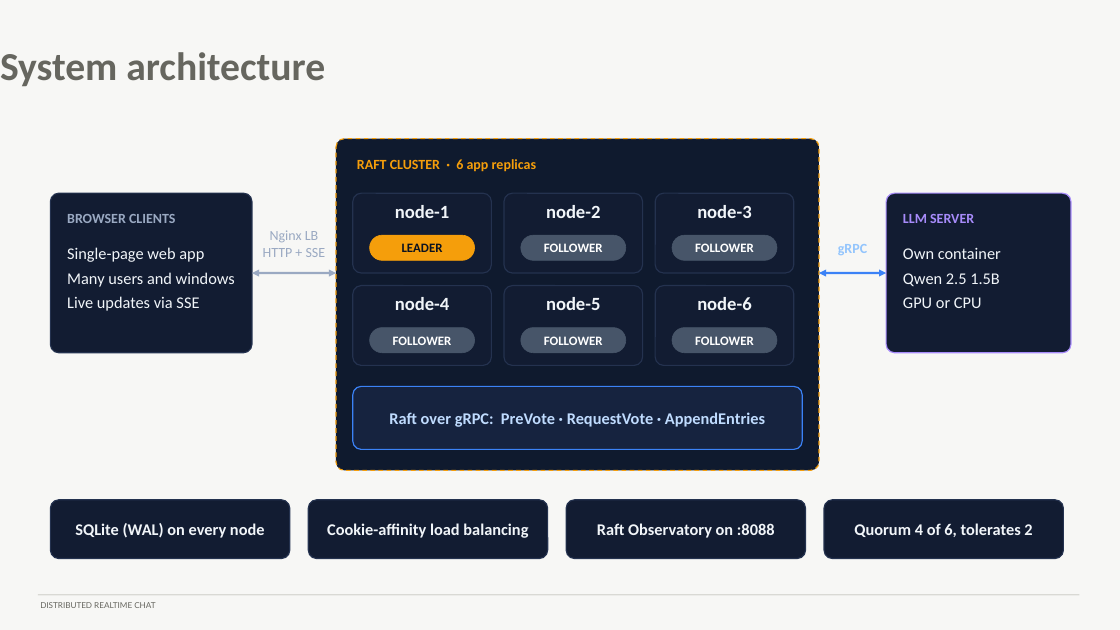
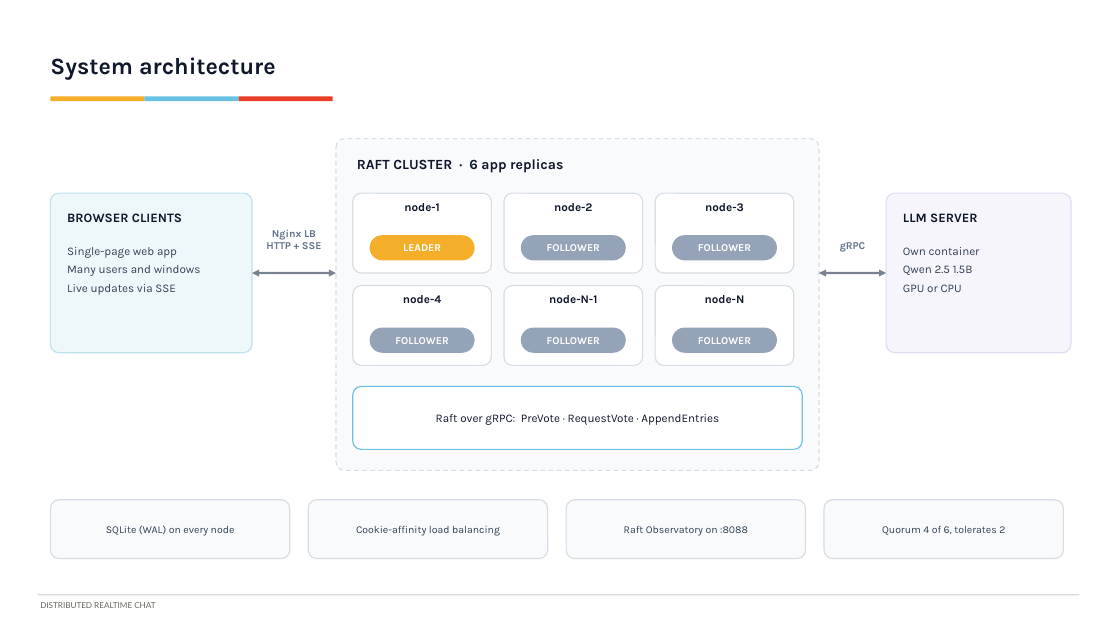
Before and after one commit to vishrutbhushan/distributed-realtime-chat, a slide deck: slide 3 of distributed-realtime-chat-demo.pptx. Drawn at 1120x630 pixels with LibreOffice and Linux fonts; fonts in the diff are those of the drawing. Boxes give left, top, right and bottom in pixels: in the first picture for what was removed or moved away, otherwise in the second. Text is boxed around its words. In the diff, an @@ line names an element or a change of style, - is before the commit and + after.

```diff
--- a/distributed-realtime-chat-demo.pptx
+++ b/distributed-realtime-chat-demo.pptx
@@ background #F7F7F5 to #FFFFFF @@
@@ title "System architecture": place and size @@
-title "System architecture" at (0,52,325,86)
+title "System architecture" at (50,57,276,79)
@@ title "System architecture" at (50,57,276,79): size 34 to 20 pt, font Calibri to Karla, text colour #66665F to #0F172A @@
@@ rectangle added at (50,97,145,102), fill #F5AE29 @@
@@ rectangle added at (145,97,239,102), fill #69C2E4 @@
@@ rectangle added at (239,97,333,102), fill #E83D26 @@
@@ rounded rectangle at (336,139,819,471): fill #0F1A2E to #F8FAFC; outline #F59E0B 1 pt dashed to #D7DDE3 1 pt dashed @@
@@ text "RAFT CLUSTER · 6 app ..." at (357,159,563,173): font Calibri to Karla, text colour #F59E0B to #0F172A @@
@@ rounded rectangle at (50,193,252,353): fill #121C32 to #EEF8FB; outline #24324F 1 pt to #BCE2ED 1 pt @@
@@ rounded rectangle at (886,193,1071,353): fill #121C32 to #F6F5FC; outline #A78BFA 1 pt to #E0DDF2 1 pt @@
@@ text "BROWSER CLIENTS" at (67,213,182,222): size 12 to 11 pt, font Calibri to Karla, text colour #9AA9C2 to #0F172A @@
@@ text "Nginx LB" at (266,229,322,249): size 12 to 9 pt, font Calibri to Karla, text colour #9AA9C2 to #64748B, bold on @@
@@ text "LEADER" at (403,244,441,251): size 11 to 9 pt, font Calibri to Karla, text colour #0B1220 to #FFFFFF @@
@@ rounded rectangle at (370,235,475,260): fill #F59E0B to #F5AE29; outline #F59E0B 0.5 pt to none @@
@@ text "gRPC" at (840,242,866,252): size 12 to 9 pt, font Calibri to Karla, text colour #93C5FD to #64748B @@
@@ text "LLM SERVER" at (903,213,978,222): size 12 to 11 pt, font Calibri to Karla, text colour #A78BFA to #0F172A @@
@@ text "Single-page web app" at (67,247,201,295): size 14 to 10 pt, font Calibri to Karla, text colour #F1F5F9 to #334155 @@
@@ text "Own container" at (903,247,980,292): size 14 to 10 pt, font Calibri to Karla, text colour #F1F5F9 to #334155 @@
@@ double arrow (252, 273) - (336, 273): stroke #9AA9C2 2 pt to #788291 2 pt @@
@@ size 16 to 10 pt, font Calibri to Karla, text colour #F1F5F9 to #0F172A in 4 elements at (404,203,440,211), (554,203,592,211), (705,203,744,211), (403,295,441,303) @@
@@ text at (549,295,597,303): text changed; size 16 to 10 pt; font Calibri to Karla; text colour #F1F5F9 to #0F172A @@
-node-5
+node-N-1
@@ fill #121C32 to #FFFFFF; outline #24324F 1 pt to #D7DDE3 1 pt in 6 elements at (353,193,492,273), (504,193,643,273), (655,193,794,273), (353,286,492,365), (504,286,643,365), (655,286,794,365) @@
@@ text at (705,295,745,303): text changed; size 16 to 10 pt; font Calibri to Karla; text colour #F1F5F9 to #0F172A @@
-node-6
+node-N
@@ double arrow (819, 273) - (886, 273): stroke #3B82F6 2 pt to #788291 2 pt @@
@@ size 11 to 9 pt, font Calibri to Karla in 5 elements at (547,244,600,251), (698,244,751,251), (395,337,448,344), (547,337,600,344), (698,337,751,344) @@
@@ fill #475569 to #94A3B8; outline #475569 0.5 pt to none in 5 elements at (521,235,626,260), (672,235,777,260), (370,328,475,353), (521,328,626,353), (672,328,777,353) @@
@@ text "Raft over gRPC: PreVote · ..." at (436,414,719,425): size 14 to 10 pt, font Calibri to Karla, text colour #BFDBFE to #0F172A, bold off @@
@@ rounded rectangle at (353,386,802,450): fill #16233F to #FFFFFF; outline #3B82F6 1 pt to #69C2E4 1 pt @@
@@ size 14 to 9 pt, font Calibri to Karla, text colour #F1F5F9 to #334155, bold off in 4 elements at (106,525,235,536), (356,526,500,536), (624,526,748,536), (882,526,1005,535) @@
@@ fill #121C32 to #F8FAFC; outline #24324F 1 pt to #D7DDE3 1 pt in 4 elements at (50,500,290,559), (308,500,548,559), (566,500,806,559), (824,500,1064,559) @@
```
Also in this commit, not shown: 8 other slides changed, 1 other file.
